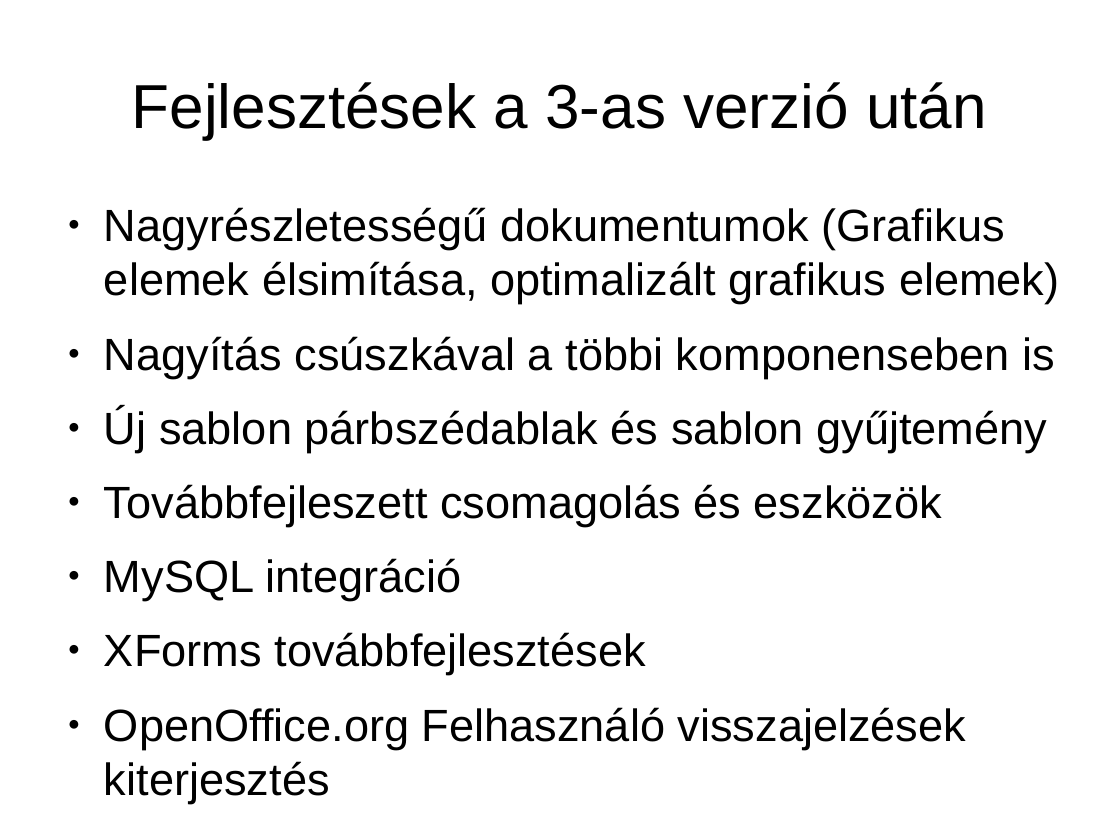
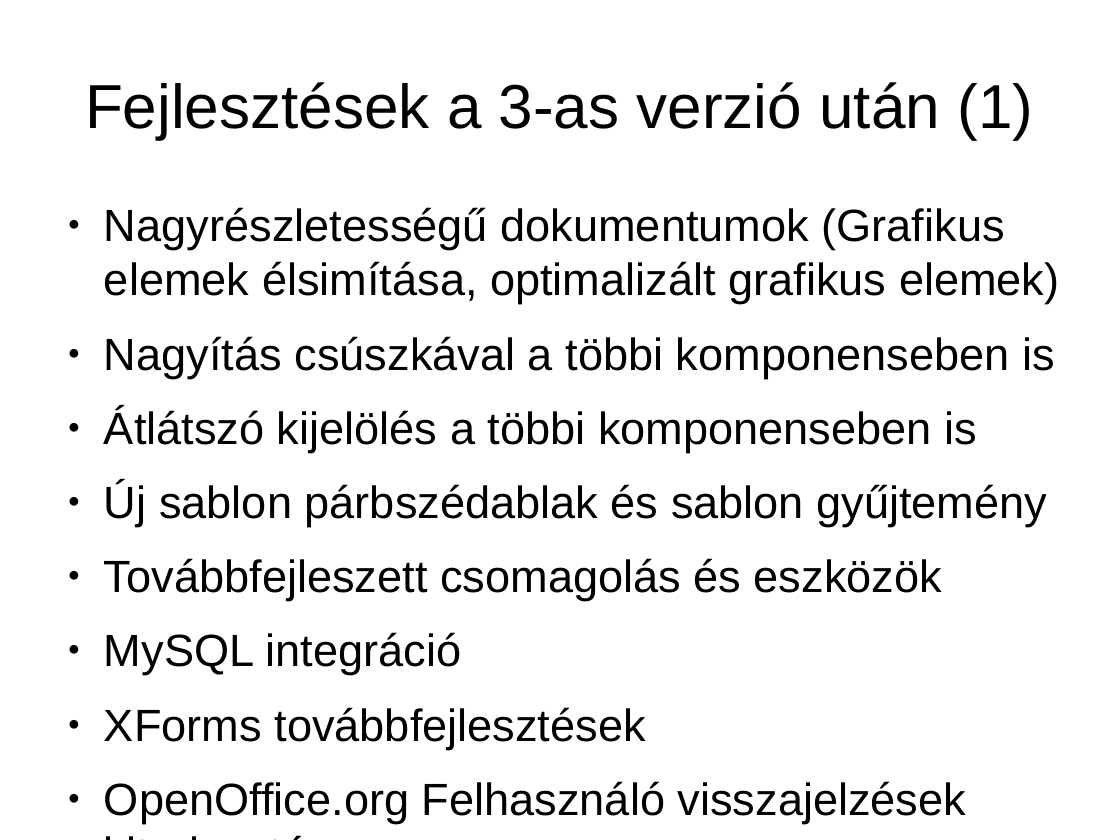
Before and after one commit to KAMI911/oxygenoffice, a slide deck: slide 47 of documents/marketing/hu/OpenOffice.org3_ujdonsagai.odp (slide 38 before the commit). Drawn at 1120x840 pixels with LibreOffice and Linux fonts; fonts in the diff are those of the drawing. Boxes give left, top, right and bottom in pixels: in the first picture for what was removed or moved away, otherwise in the second. Text is boxed around its words. In the diff, an @@ line names an element or a change of style, - is before the commit and + after.

Commit message:
M    documents/marketing/hu/OpenOffice.org3_ujdonsagai.odp

```diff
--- a/documents/marketing/hu/OpenOffice.org3_ujdonsagai.odp
+++ b/documents/marketing/hu/OpenOffice.org3_ujdonsagai.odp
@@ title at [85,82,1033,139]: text changed @@
-Fejlesztések a 3-as verzió után
+Fejlesztések a 3-as verzió után (1)
@@ text at [104,408,977,452]: paragraph added @@
+● Átlátszó kijelölés a többi komponenseben is
```
Also in this commit, not shown: 13 other slides changed, 14 slides added, 2 slides removed.
